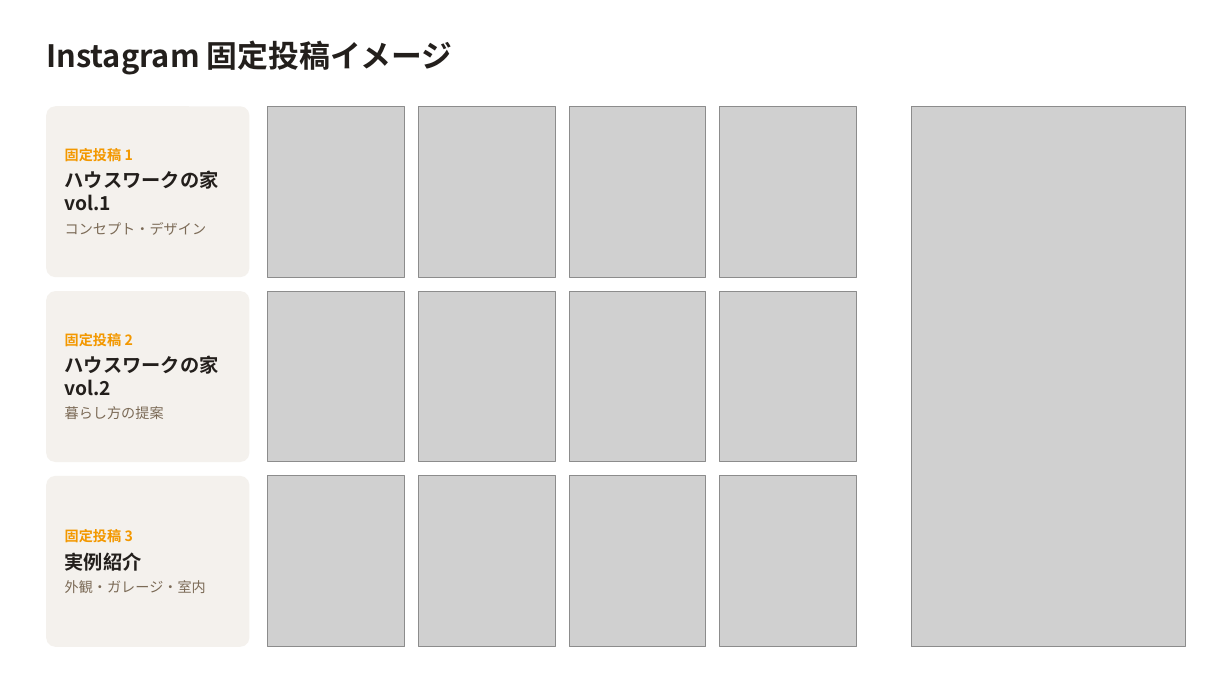
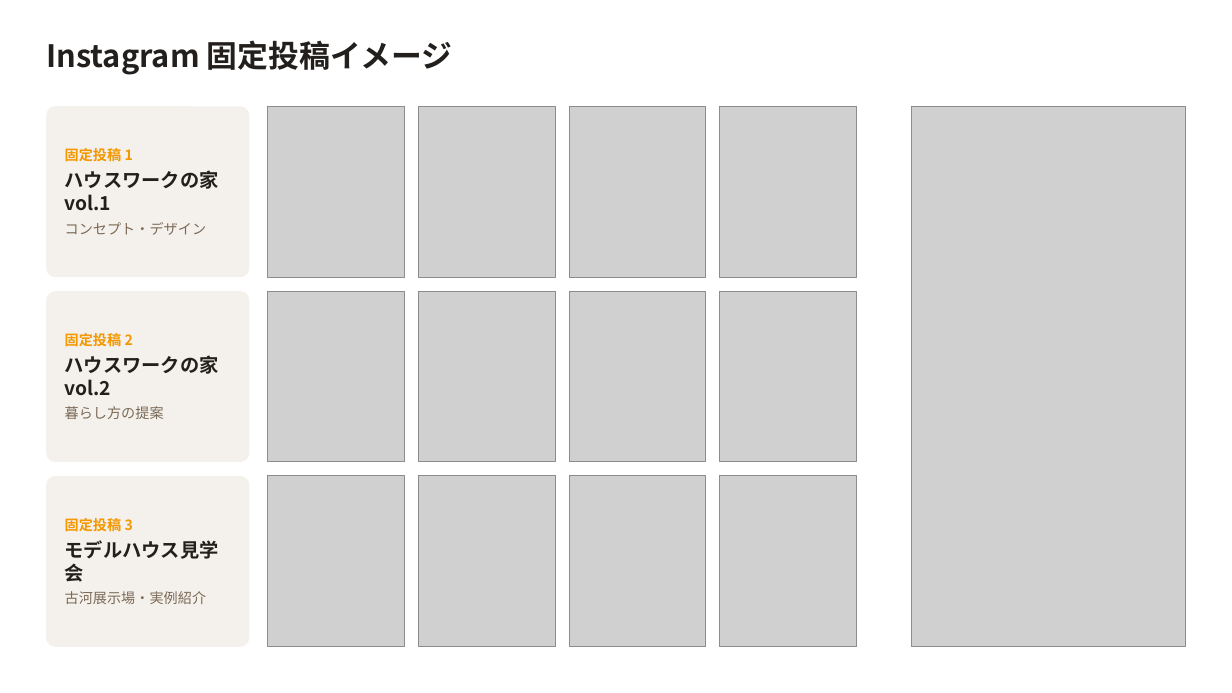
Before and after one commit to rietakenaho-creator/my-first-project_atinterior, a slide deck: slide 1 of instagram/Instagram固定投稿イメージ.pptx. Drawn at 1232x693 pixels with LibreOffice and Linux fonts; fonts in the diff are those of the drawing; grey boxes stand for pictures. Boxes give left, top, right and bottom in pixels: in the first picture for what was removed or moved away, otherwise in the second. Text is boxed around its words. In the diff, an @@ line names an element or a change of style, - is before the commit and + after.

```diff
--- a/instagram/Instagram固定投稿イメージ.pptx
+++ b/instagram/Instagram固定投稿イメージ.pptx
@@ text at bbox=[65, 540, 219, 604]: text changed @@
-実例紹介
-外観・ガレージ・室内
+モデルハウス見学会
+古河展示場・実例紹介
```
Also in this commit, not shown: 7 other files.
